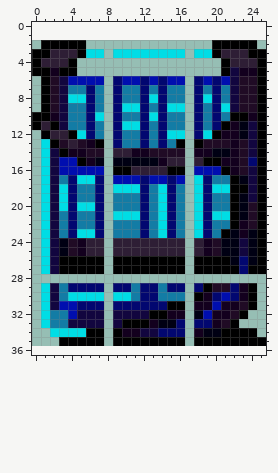
File history of a pixel-art sprite, Sources/Modules/MythModule/TheFirefly/Tiles/Furnitures/GlowWoodBookcase.png. Above is the file before it was changed.
The file is 52x68 pixels, drawn in blocks of 2x2; one block is one cell here. The old version is drawn lined up with the new one, on the new canvas.
The same view after the edit:
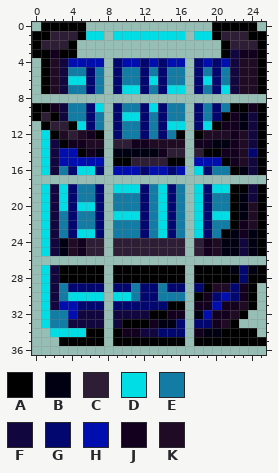
Palette (. is transparent): A #000000  B #000013  C #2e1e35  D #00dde5  E #137ca5  F #12063f  G #020770  H #000eaf  J #13001e  K #200b25
Diff:
canvas 26x34 -> 26x37, the old top-left corner now at 0,2
@@ x 0..25 @@
- 0 ..........................
- 1 ..........................
- 2 .AAAAA..............AAAAA.
- 3 AACCCADD.DDDDDDDD.DDACCCAA
- 4 ACCCA................ACCCA
- 5 AAJAA................AFJJA
- 6 .AKFHHHH.GHHGHGHH.GHGHFKKA
- 7 .AKFEEGE.GEEGEGEE.GEGEFKKA
- 8 .AKFDDGE.GEEGDGEE.GDGEFKKA
- 9 .AKFEEGE.GDDGEGDD.GEGDFKKA
-10 AAJFEEGD.GEEGDGEE.GEGEAAJA
-11 ACAFEEGE.GDDGEGEE.GEGAJBFA
-12 .ACCADGE.GEEGEGDD.GDAJJBFA
-13 .DAKCKJA.GEEGEGEA.AKKKJKFA
-14 .DFAJJKK.CCJJKKKK.JJBBJKFA
-15 .DFHHAJB.BBBBBJCC.CAAJJKGA
-16 .DFHHHHH.AACCCCAA.HHHAJKFA
-17 .DFEGDDG.HHHGHHGH.DGEEABFA
+ 0 .AAAAA..............AAAAA.
+ 1 AACCCADD.DDDDDDDD.DDACCCAA
+ 2 ACCCA................ACCCA
+ 3 AAJAA................AFJJA
+ 4 .AKFHHHH.GHHGHGHH.GHGHFKKA
+ 5 .AKFEEGE.GEEGEGEE.GEGEFKKA
+ 6 .AKFDDGE.GEEGDGEE.GDGEFKKA
+ 7 .AKFEEGE.GDDGEGDD.GEGDFKKA
+ 8 ..........................
+ 9 AAJFEEGD.GEEGDGEE.GEGEAAJA
+10 ACAFEEGE.GDDGEGEE.GEGAJBFA
+11 .ACCADGE.GEEGEGDD.GDAJJBFA
+12 .DAKCKJA.GEEGEGEA.AKKKJKFA
+13 .DFAJJKK.CCJJKKKK.JJBBJKFA
+14 .DFHHAJB.BBBBBJCC.CAAJJKGA
+15 .DFHHHHH.AACCCCAA.HHHAJKFA
+16 .DFEGDDG.HHHGHHGH.DGEEABFA
+17 ..........................
 18 .DFDGEEG.DDDGEDGE.DGDDAAFA
@@ x 0..25 @@
 25 .DFBKJCC.CCCCCCCC.CJKBBFBA
-26 .DFAAAAA.AAAAAAAA.AAAABGBA
-27 .DFAAAAA.AAAAAAAA.AAAAAGAA
-28 ..........................
+26 ..........................
+27 .DFAAAAA.AAAAAAAA.AAAABGBA
+28 .DFAAAAA.AAAAAAAA.AAAAAGAA
 29 .DFEGGGG.GGEGGEGG.GAKKGJA.
Boxes around the changes in both pictures, in picture pixels (x1, y1, x2, y2):
changed: (32, 22, 266, 184)
changed: (41, 256, 266, 283)
